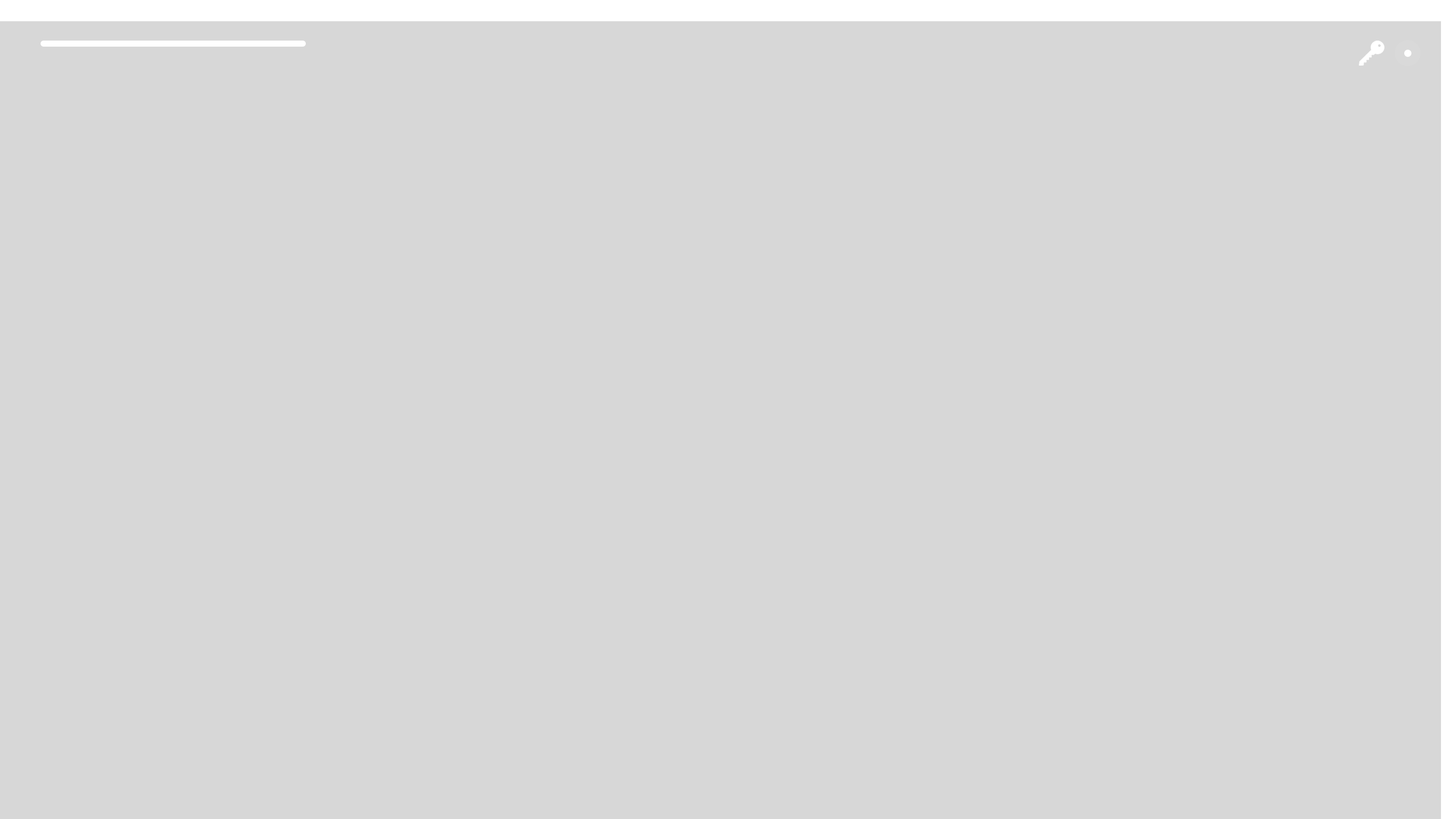
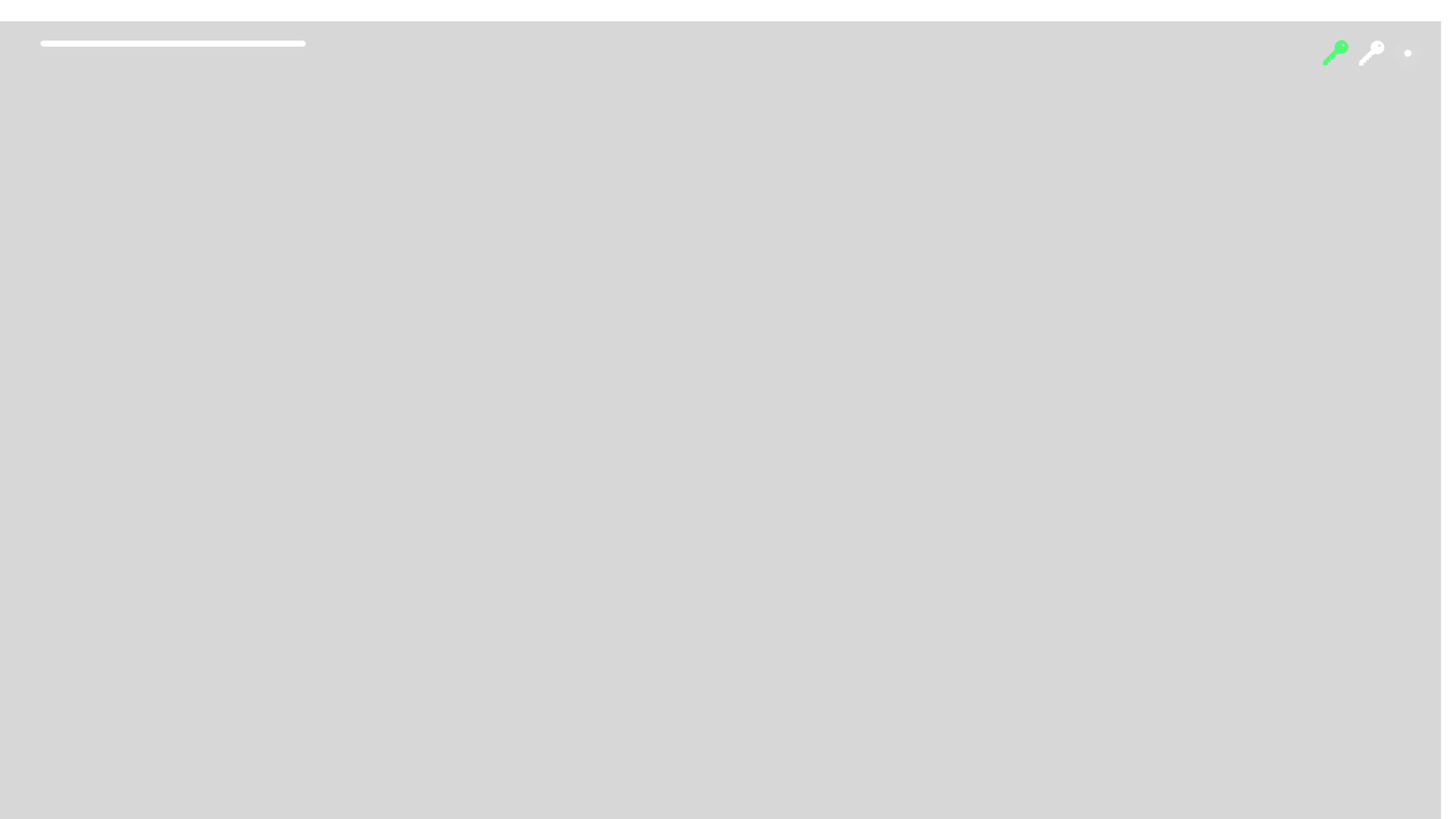
Two versions of the same layered image (1455×819). Layer-by-layer changes:
added layer "Inventory Gem Key" above "Inventory Key" over [1323, 40, 1349, 66]
